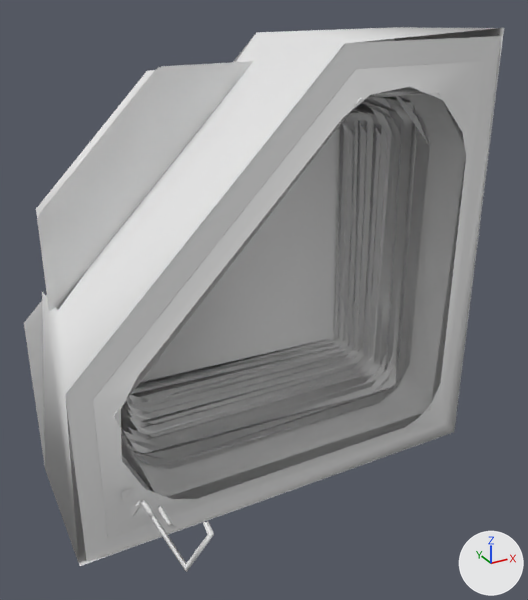
One commit to the OBJ model datasets/ModelNet9/bathtub/train/bathtub_0004.obj: the scene before it, then after it.
Both versions are drawn from a 50 mm lens placed at (-0.725, -1.248, 0.595), pointed at (-0.036, 0.005, -0.032). The axes (+X, +Y, +Z) are drawn at lower right. The lights are the same throughout. Where no turn or scale is listed for an object, it has been applied to the vertices. Vertices at the same position are counted once.

The first picture shows 'bathtub_0004'.
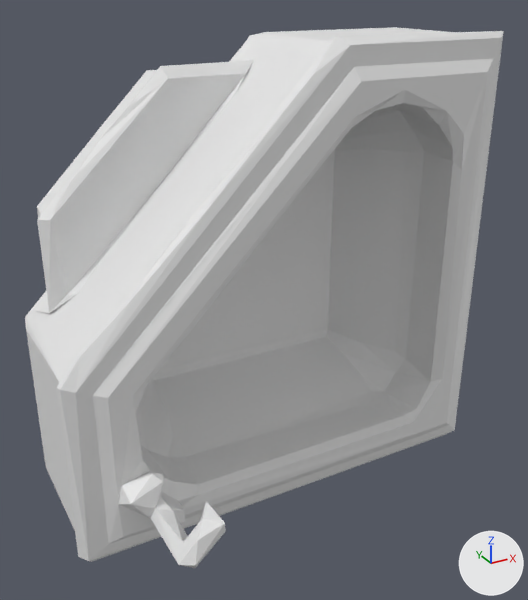
What differs and where, as boxes [x1, y1, x2, y2] in the pictures (528 x 600 px):
'bathtub_0004', reshaped: before [24, 27, 504, 572]; after [25, 27, 504, 568]
part 1 of me_bathtub_0004, rebuilt: before [24, 27, 504, 566]; after [25, 27, 504, 568]
part 2 of me_bathtub_0004, deleted: before [38, 61, 484, 572]

Patch to the scene script:
```diff
--- a/datasets/ModelNet9/bathtub/train/bathtub_0004.obj.py
+++ b/datasets/ModelNet9/bathtub/train/bathtub_0004.obj.py
@@ me_bathtub_0004 @@
 # used by ob_bathtub_0004; location = (0.0, 0.0, 0.0)
-me_bathtub_0004.from_pydata(...)  # 450 vertices, 426 faces, 40 loose edges; spans x -0.5..0.5, y -0.297..0.3, z -0.5..0.5
+me_bathtub_0004.from_pydata(...)  # 250 vertices, 500 faces; spans x -0.499..0.501, y -0.307..0.308, z -0.501..0.498
+# me_bathtub_0004 part 1: the loose piece of 47 vertices spanning x -0.5..0.5, y -0.061..0.3, z -0.5..0.5 is rebuilt with 250 vertices and now spans x -0.499..0.501, y -0.307..0.308, z -0.501..0.498
+# me_bathtub_0004 part 2: 30 loose pieces with 389 vertices, spanning x -0.442..0.454, y -0.297..0.3, z -0.454..0.437, are deleted
+# me_bathtub_0004 part 3: the surface is now shaded flat
```
